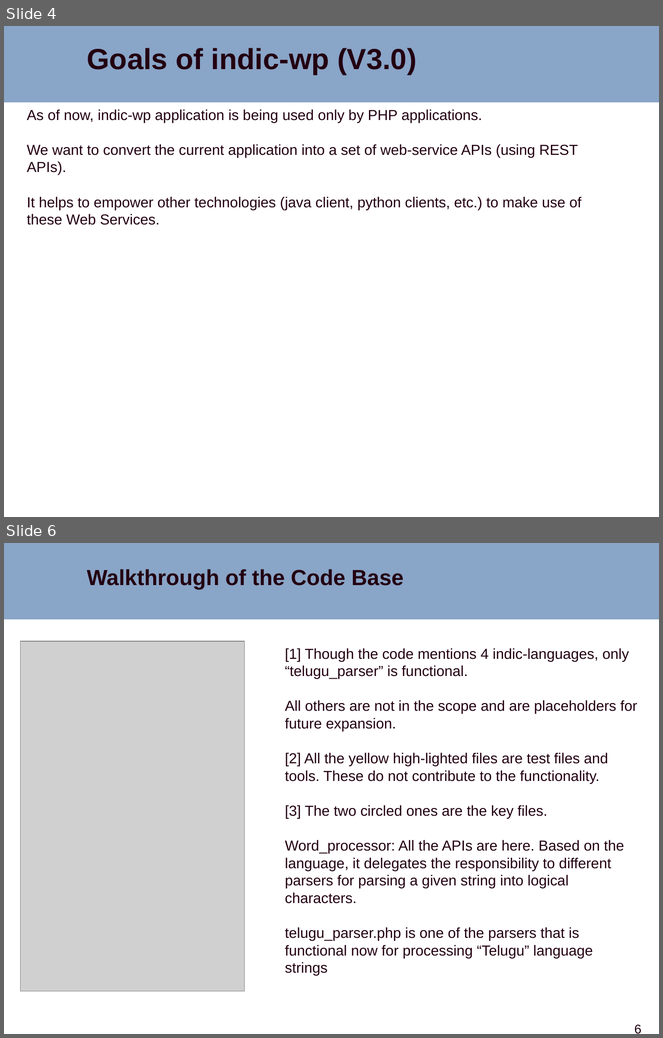
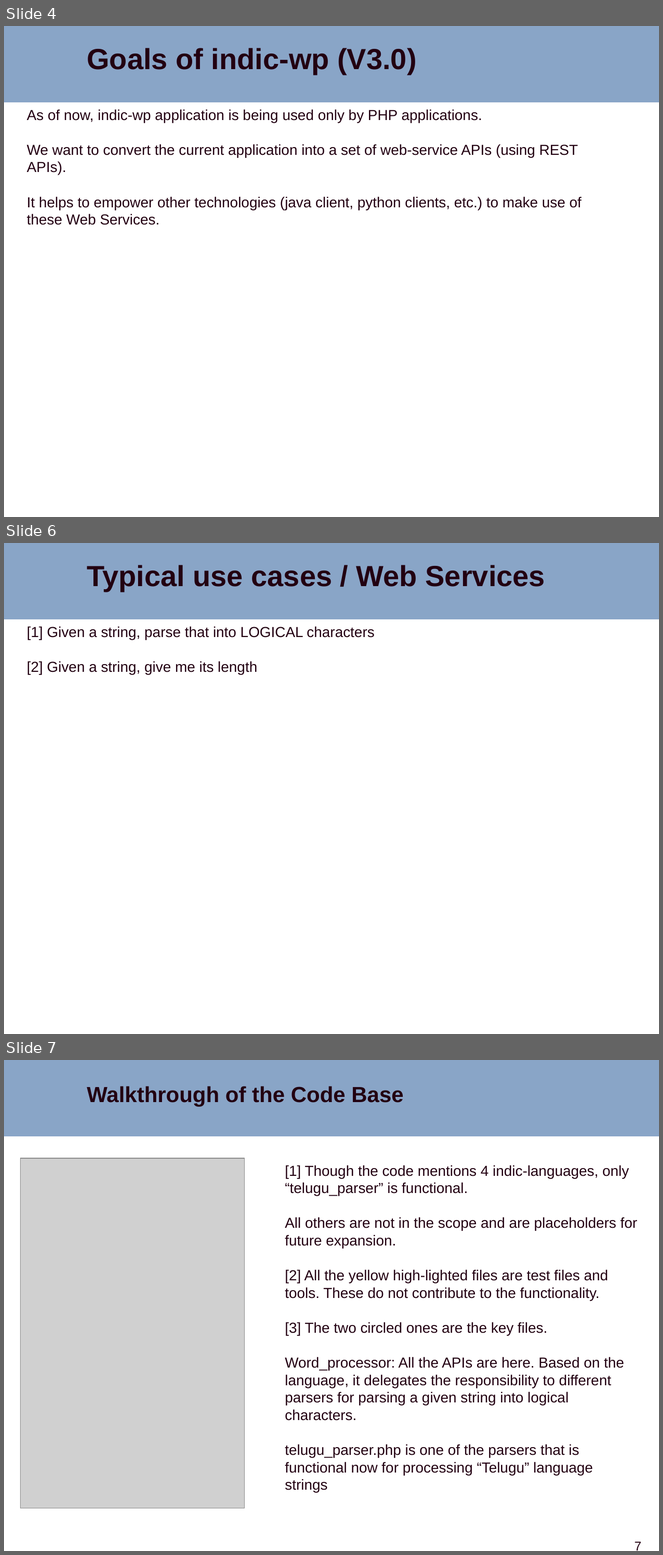
Before and after one commit to sjasthi/indic-wp, a slide deck: docs/indic-wp_enhancements.pptx. Shown one above the other, each under a label of ours: slides 4 and 6 before the commit, slides 4, 6 and 7 after it; the slides between them are not shown. The pictures are 663x1038 and 663x1555 pixels, drawn with LibreOffice and Linux fonts; fonts in the diff are those of the drawing; grey boxes stand for pictures; background and template pictures are left out. Boxes give left, top, right and bottom in pixels: in the first picture for what was removed or moved away, otherwise in the second. Text is boxed around its words. In the diff, an @@ line names an element or a change of style, - is before the commit and + after.

Commit message:
added the test data for the web services list

```diff
--- a/docs/indic-wp_enhancements.pptx
+++ b/docs/indic-wp_enhancements.pptx
@@ slide 6 added at box(4, 543, 659, 1034), background #FFFFFF; not listed: 1 template element that a slide beside it also shows @@
@@ text added at box(87, 565, 545, 592), 32 pt, text #220011, bold @@
+Typical use cases / Web Services
@@ text added at box(27, 626, 374, 675), 16 pt, text #220011 @@
+[1] Given a string, parse that into LOGICAL characters
+[2] Given a string, give me its length
@@ what was slide 6 is now slide 7 @@
@@ page number at box(635, 1542, 642, 1551): text changed @@
-6
+7
```
Also in this commit, not shown: 1 slide changed, 1 other file.
